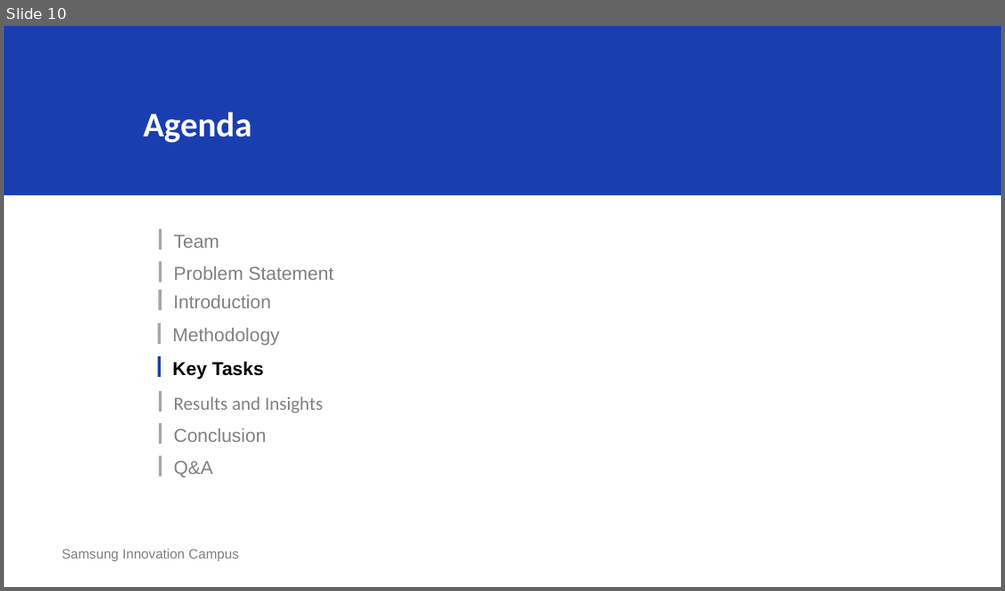
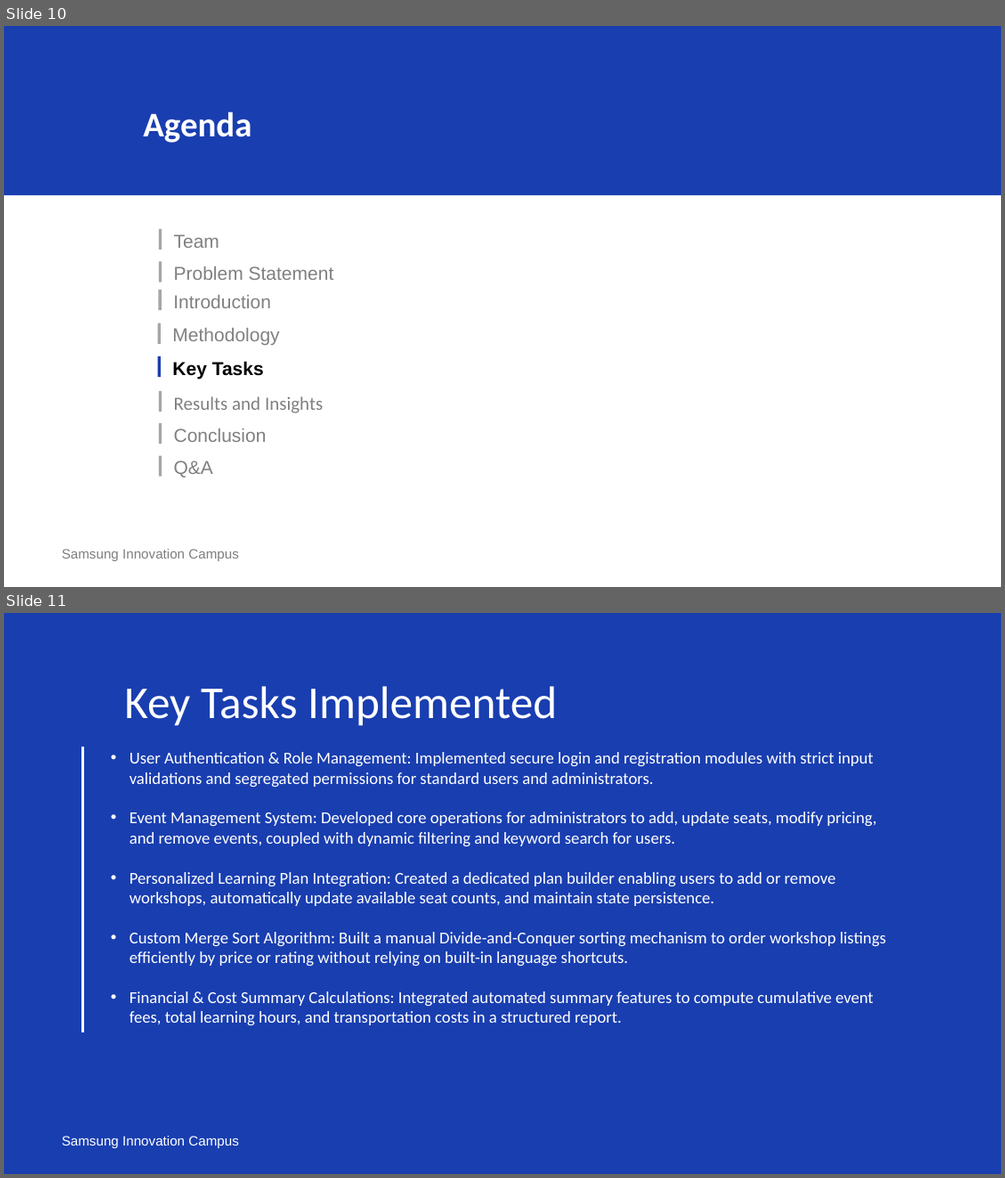
Before and after one commit to HabibaIbrahim6/ch6_project, a slide deck: Workshops_&_Learning_Events_Planner.pptx. Shown one above the other, each under a label of ours: slide 10 before the commit, slides 10 and 11 after it. The pictures are 1005x591 and 1005x1178 pixels, drawn with LibreOffice and Linux fonts; fonts in the diff are those of the drawing. Boxes give left, top, right and bottom in pixels: in the first picture for what was removed or moved away, otherwise in the second. Text is boxed around its words. In the diff, an @@ line names an element or a change of style, - is before the commit and + after.

```diff
--- a/Workshops_&_Learning_Events_Planner.pptx
+++ b/Workshops_&_Learning_Events_Planner.pptx
@@ slide 11 added at <box>4,613,1001,1174</box>, background #193EB0 @@
@@ text added at <box>124,686,557,726</box>, 66 pt, text #FFFFFF @@
+Key Tasks Implemented
@@ line added from (82, 747) to (82, 1031), #FFFFFF 3 pt @@
@@ text added at <box>129,752,886,1025</box>, 24 pt, text #FFFFFF @@
+• User Authentication & Role Management: Implemented secure login and registration modules with strict input validations and segregated permissions for standard users and administrators.
+• Event Management System: Developed core operations for administrators to add, update seats, modify pricing, and remove events, coupled with dynamic filtering and keyword search for users.
+• Personalized Learning Plan Integration: Created a dedicated plan builder enabling users to add or remove workshops, automatically update available seat counts, and maintain state persistence.
+• Custom Merge Sort Algorithm: Built a manual Divide-and-Conquer sorting mechanism to order workshop listings efficiently by price or rating without relying on built-in language shortcuts.
+• Financial & Cost Summary Calculations: Integrated automated summary features to compute cumulative event fees, total learning hours, and transportation costs in a structured report.
@@ text added at <box>62,1135,239,1148</box>, 19.5 pt, text #FFFFFF @@
+Samsung Innovation Campus
```
Also in this commit, not shown: 4 slides changed, 18 other slides added, 11 slides removed.
